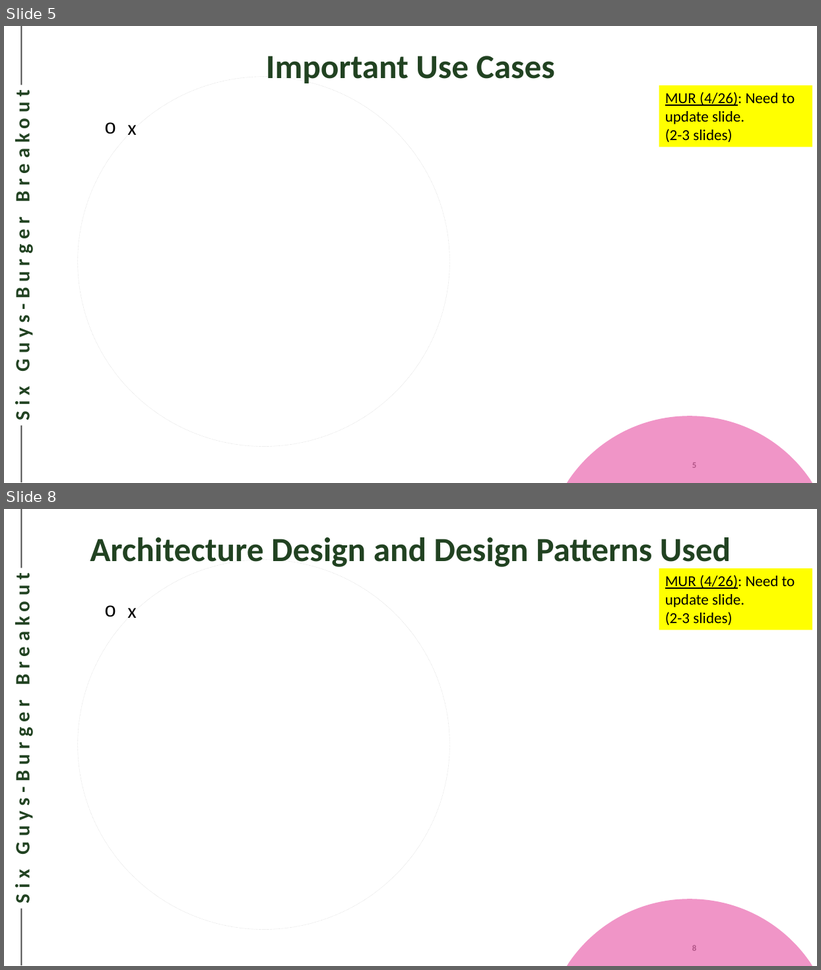
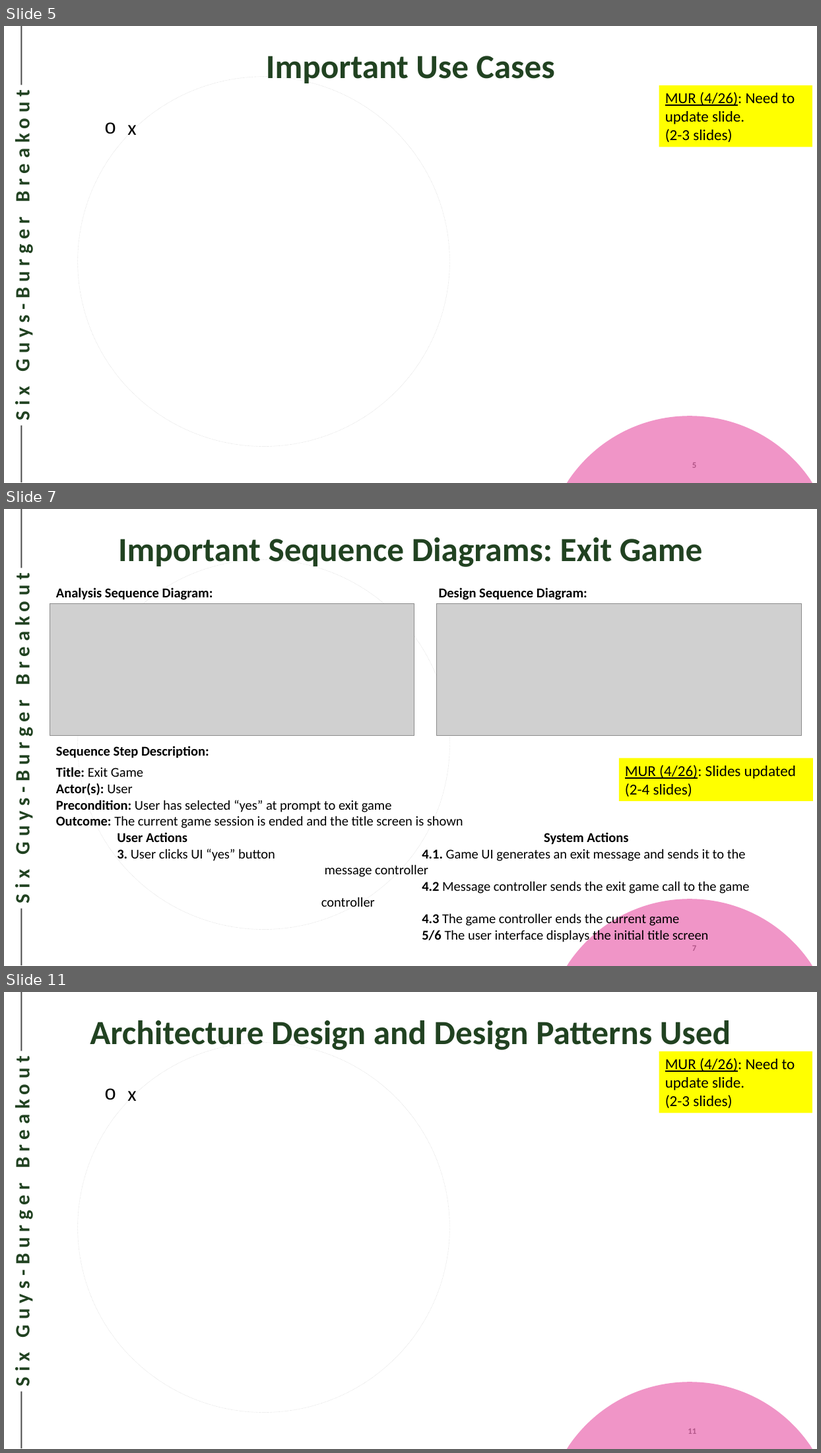
Before and after one commit to Eezby/Project-Burger, a slide deck: Documents/Submitted Work/Deliverable - 0/SixGuys (Group 5) Final Presentation.pptx. Shown one above the other, each under a label of ours: slides 5 and 8 before the commit, slides 5, 7 and 11 after it; the slides between them are not shown. The pictures are 821x970 and 821x1453 pixels, drawn with LibreOffice and Linux fonts; fonts in the diff are those of the drawing; grey boxes stand for pictures. Boxes give left, top, right and bottom in pixels: in the first picture for what was removed or moved away, otherwise in the second. Text is boxed around its words. In the diff, an @@ line names an element or a change of style, - is before the commit and + after.

```diff
--- a/Documents/Submitted Work/Deliverable - 0/SixGuys (Group 5) Final Presentation.pptx
+++ b/Documents/Submitted Work/Deliverable - 0/SixGuys (Group 5) Final Presentation.pptx
@@ slide 7 added at bbox=[4, 509, 817, 966], background #FFFFFF; not listed: 6 template elements that a slide beside it also shows @@
@@ title added at bbox=[118, 537, 702, 567], 40 pt, text #214221, bold @@
+Important Sequence Diagrams: Exit Game
@@ text added at bbox=[56, 588, 587, 600], 16 pt, text #000000, bold @@
+Analysis Sequence Diagram: Design Sequence Diagram:
@@ picture added at bbox=[50, 603, 415, 735] @@
@@ picture added at bbox=[437, 603, 802, 736] @@
@@ text added at bbox=[56, 746, 750, 944], 16 pt, text #000000 @@
+Sequence Step Description:
+Title: Exit Game
+Actor(s): User
+Precondition: User has selected “yes” at prompt to exit game
+Outcome: The current game session is ended and the title screen is shown
+User Actions System Actions
+3. User clicks UI “yes” button 4.1. Game UI generates an exit message and sends it to the message controller
+4.2 Message controller sends the exit game call to the game controller
+4.3 The game controller ends the current game
+5/6 The user interface displays the initial title screen
@@ rectangle added at bbox=[620, 758, 813, 802], fill #FFFF00, 18 pt, text #000000 @@
+MUR (4/26): Slides updated
+(2-4 slides)
@@ what was slide 8 is now slide 11 @@
@@ page number at bbox=[688, 1429, 696, 1434]: text changed @@
-8
+11
```
Also in this commit, not shown: 2 slides changed, 2 other slides added.
